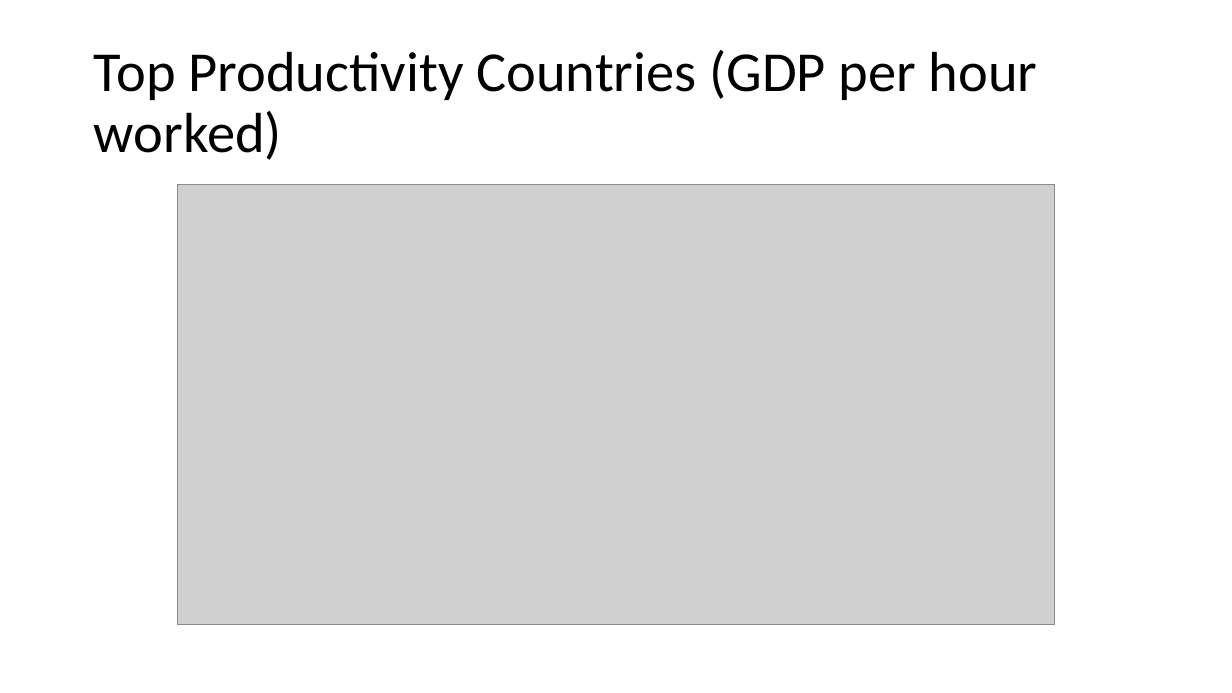
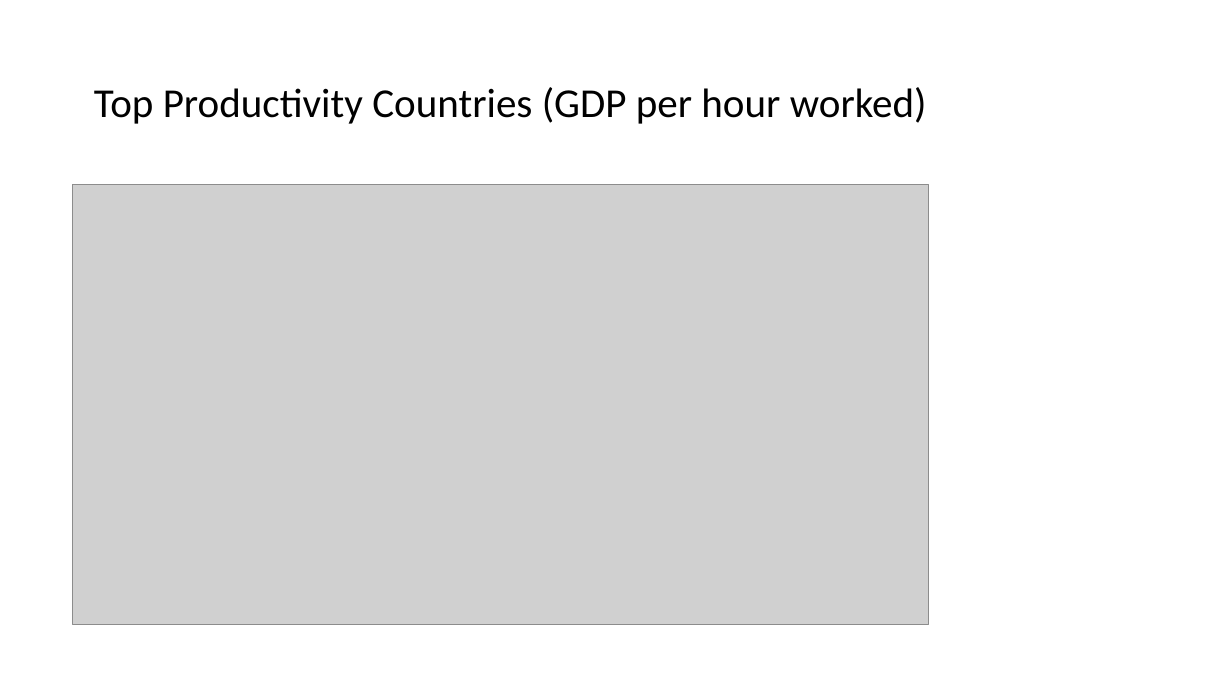
Before and after one commit to andrewboring/Confabulators_Project_1, a slide deck: slide 11 of Coffee and Productivity.pptx. Drawn at 1232x693 pixels with LibreOffice and Linux fonts; fonts in the diff are those of the drawing; grey boxes stand for pictures. Boxes give left, top, right and bottom in pixels: in the first picture for what was removed or moved away, otherwise in the second. Text is boxed around its words. In the diff, an @@ line names an element or a change of style, - is before the commit and + after.

```diff
--- a/Coffee and Productivity.pptx
+++ b/Coffee and Productivity.pptx
@@ title "Top Productivity Countries (GDP per ..." at (x1=94, y1=87, x2=927, y2=124): size 44 to 32 pt @@
@@ picture resized from (x1=177, y1=185, x2=1055, y2=625) to (x1=73, y1=185, x2=929, y2=625) @@
```
Also in this commit, not shown: 9 other slides changed, 2 slides added, 5 slides removed.
